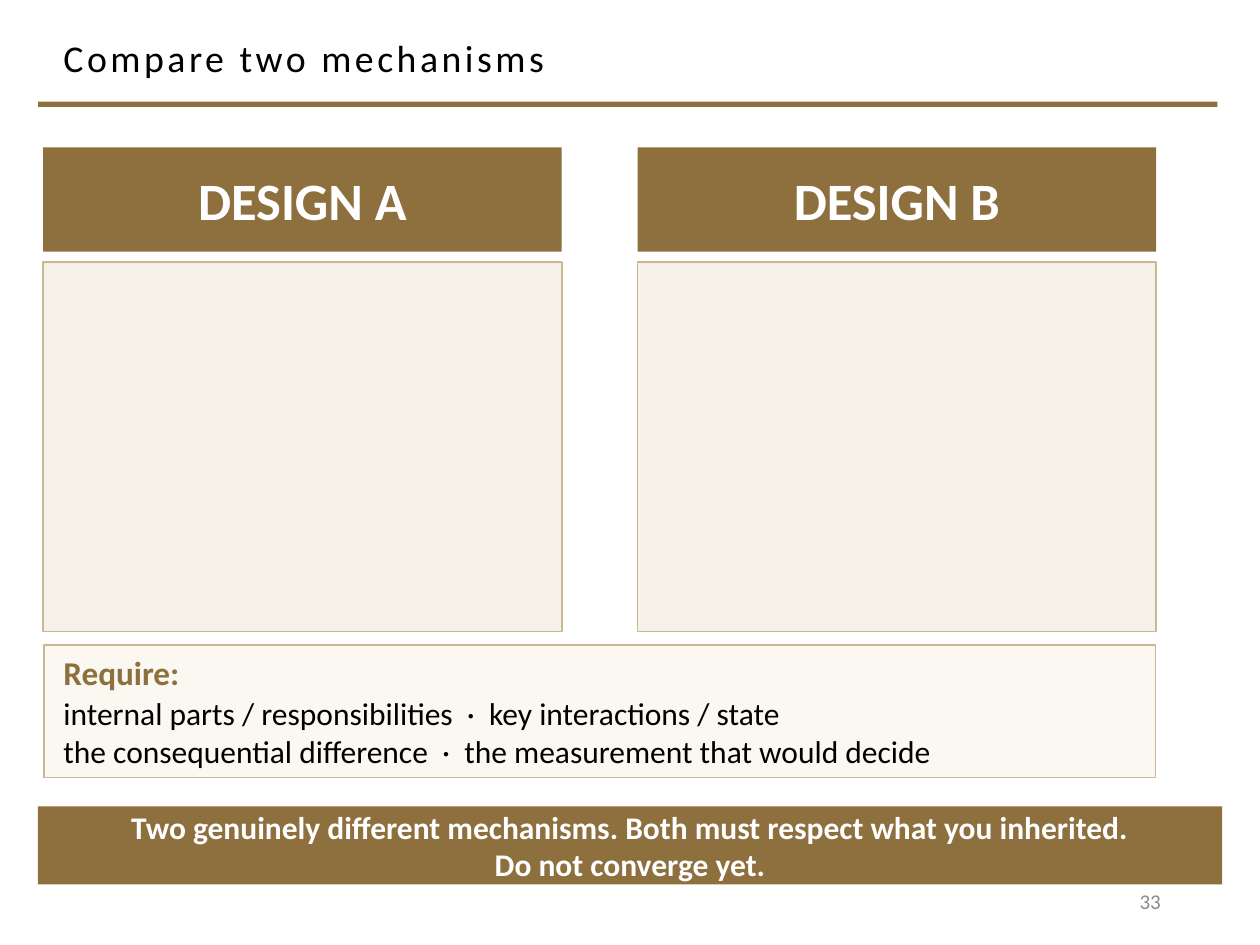
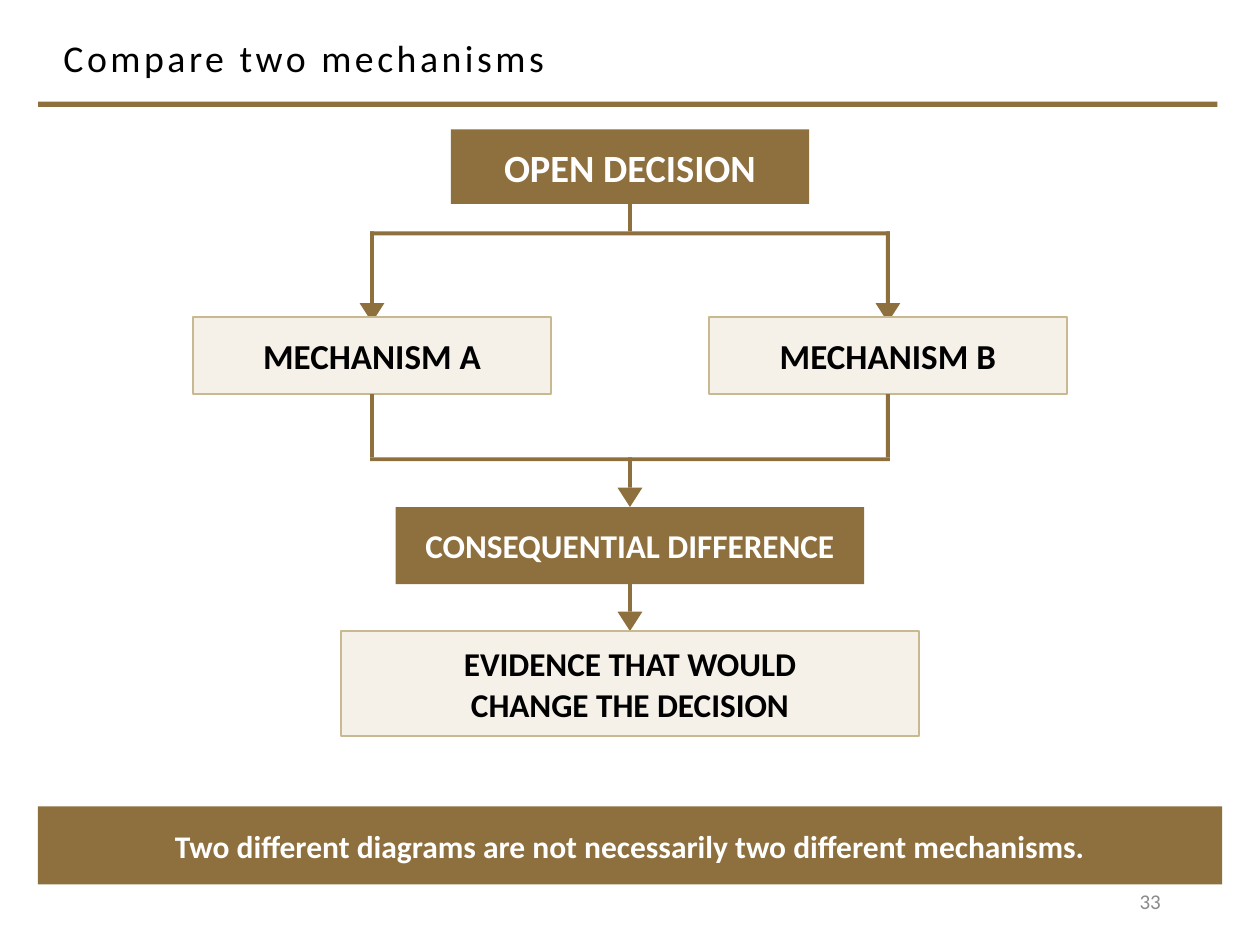
Before and after one commit to davisjam/model-based-agentic-software-engineering, a slide deck: slide 33 of course/lectures/act-1-foundations/07-design/1-7-Design.pptx. Drawn at 1260x945 pixels with LibreOffice and Linux fonts; fonts in the diff are those of the drawing; background and template pictures are left out. Boxes give left, top, right and bottom in pixels: in the first picture for what was removed or moved away, otherwise in the second. Text is boxed around its words. In the diff, an @@ line names an element or a change of style, - is before the commit and + after.

Commit message:
course(design): targeted typography + TPS/MAGE-motif polish of the Software Design deck

```diff
--- a/course/lectures/act-1-foundations/07-design/1-7-Design.pptx
+++ b/course/lectures/act-1-foundations/07-design/1-7-Design.pptx
@@ rectangle removed at (x1=43, y1=147, x2=562, y2=252) @@
-DESIGN A
@@ rectangle added at (x1=451, y1=130, x2=809, y2=204), fill #8E6F3E, 22 pt, text #FFFFFF, bold @@
+OPEN DECISION
@@ rectangle added at (x1=627, y1=204, x2=631, y2=232), fill #8E6F3E @@
@@ rectangle added at (x1=370, y1=232, x2=891, y2=236), fill #8E6F3E @@
@@ rectangle added at (x1=370, y1=232, x2=374, y2=318), fill #8E6F3E @@
@@ rectangle added at (x1=886, y1=232, x2=890, y2=318), fill #8E6F3E @@
@@ rectangle removed at (x1=43, y1=262, x2=562, y2=633) @@
@@ rectangle removed at (x1=638, y1=262, x2=1157, y2=633) @@
@@ rectangle added at (x1=193, y1=318, x2=551, y2=394), fill #F5F1E8, outline #C9B991 1 pt, 20 pt, text #000000, bold @@
+MECHANISM A
@@ triangle added at (x1=359, y1=304, x2=384, y2=323), fill #8E6F3E @@
@@ rectangle "MECHANISM B" resized from (x1=638, y1=147, x2=1157, y2=252) to (x1=709, y1=318, x2=1067, y2=394) @@
@@ rectangle "MECHANISM B" at (x1=709, y1=318, x2=1067, y2=394): fill #8E6F3E to #F5F1E8; outline none to #C9B991 1 pt @@
@@ triangle added at (x1=876, y1=304, x2=901, y2=323), fill #8E6F3E @@
@@ text in rectangle at (x1=780, y1=346, x2=996, y2=370): text changed; size 30 to 20 pt; text colour #FFFFFF to #000000 @@
-DESIGN B
+MECHANISM B
@@ rectangle added at (x1=370, y1=394, x2=374, y2=457), fill #8E6F3E @@
@@ rectangle added at (x1=886, y1=394, x2=890, y2=457), fill #8E6F3E @@
@@ rectangle added at (x1=370, y1=457, x2=891, y2=461), fill #8E6F3E @@
@@ rectangle added at (x1=627, y1=457, x2=631, y2=488), fill #8E6F3E @@
@@ rectangle added at (x1=396, y1=507, x2=864, y2=583), fill #8E6F3E, 19 pt, text #FFFFFF, bold @@
+CONSEQUENTIAL DIFFERENCE
@@ triangle added at (x1=617, y1=488, x2=643, y2=507), fill #8E6F3E @@
@@ rectangle added at (x1=627, y1=585, x2=631, y2=612), fill #8E6F3E @@
@@ triangle added at (x1=617, y1=612, x2=643, y2=631), fill #8E6F3E @@
@@ rectangle removed at (x1=44, y1=645, x2=1155, y2=777) @@
-Require:
-internal parts / responsibilities · key interactions / state
-the consequential difference · the measurement that would decide
@@ rectangle added at (x1=340, y1=631, x2=919, y2=736), fill #F5F1E8, outline #C9B991 1 pt, 19 pt, text #000000, bold @@
+EVIDENCE THAT WOULD
+CHANGE THE DECISION
@@ text in rectangle at (x1=175, y1=836, x2=1084, y2=864): text changed @@
-Two genuinely different mechanisms. Both must respect what you inherited.
-Do not converge yet.
+Two different diagrams are not necessarily two different mechanisms.
```
Also in this commit, not shown: 10 other slides changed, 1 other file.
